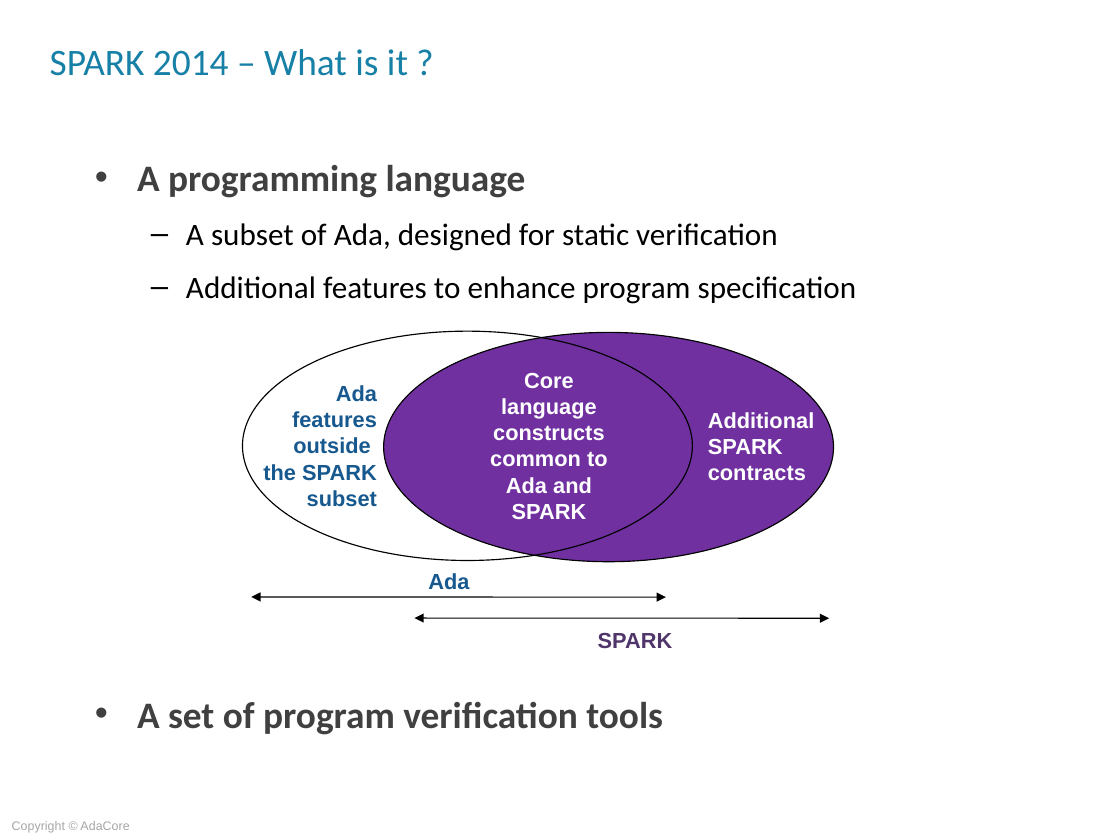
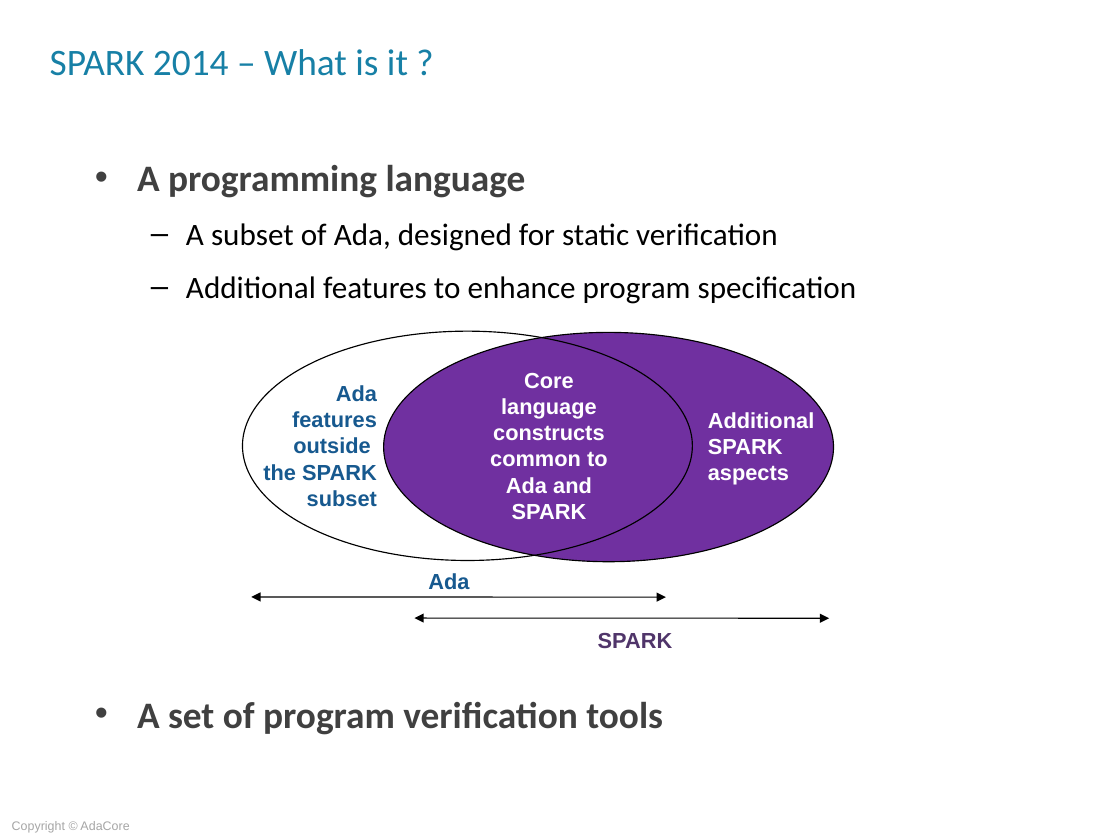
Before and after one commit to AdaCoreU/Courses, a slide deck: slide 2 of lectures/06_SPARK_2014/01_Overview/Slides/01_Overview.ppt (slide 3 before the commit). Drawn at 1120x840 pixels with LibreOffice and Linux fonts; fonts in the diff are those of the drawing; background and template pictures are left out. Boxes give left, top, right and bottom in pixels: in the first picture for what was removed or moved away, otherwise in the second. Text is boxed around its words. In the diff, an @@ line names an element or a change of style, - is before the commit and + after.

```diff
--- a/lectures/06_SPARK_2014/01_Overview/Slides/01_Overview.ppt
+++ b/lectures/06_SPARK_2014/01_Overview/Slides/01_Overview.ppt
@@ text at [708,412,814,485]: text changed @@
-Additional SPARK contracts
+Additional SPARK aspects
```
Also in this commit, not shown: 1 other slide changed, 1 other file.
